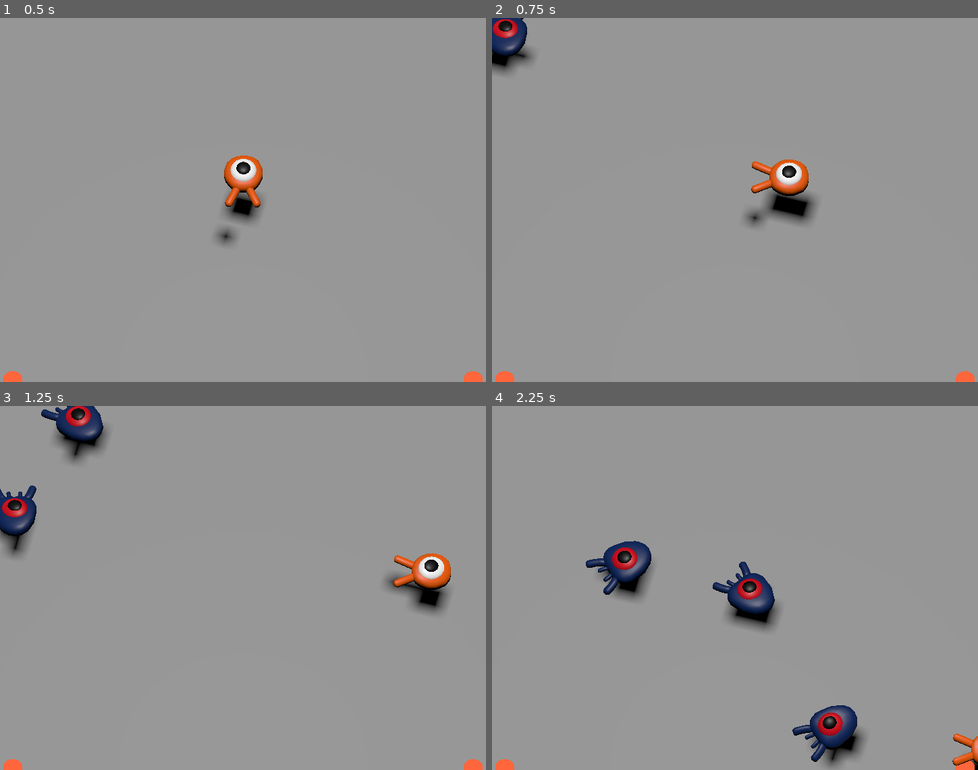
Above: before the commit, frames 1-4 (two rows, left to right).
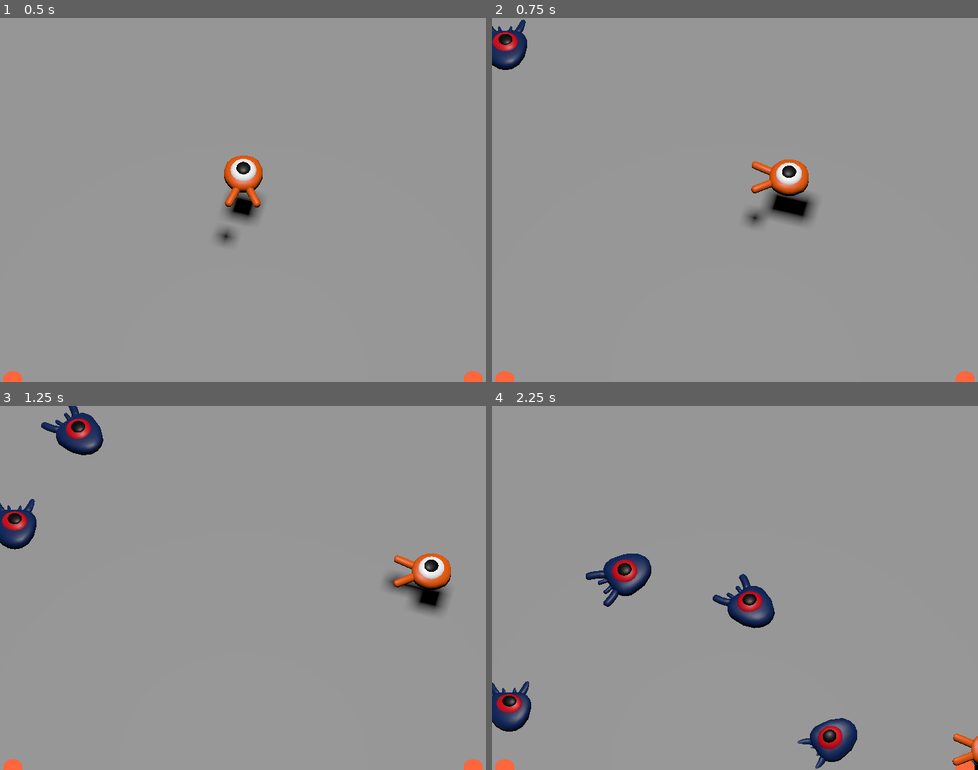
Above: after the commit, the same moments.

Repository: HandrewOltenish/Godot_Projects
Game: Godot game, scene res://main.tscn
Two runs of this game, one before a commit and one after it. Both use one fixed random seed, a clock stepped at 60 frames per second and the inputs below. Before the commit the project has no main scene; this scene is started directly in both runs.
Inputs:
- Up to frame 1 (0.5 s): no input
- Up to frame 2 (0.75 s): hold Right (move_right) from 0.53 s (still down); hold Space (jump) from 0.53 s (still down)
- Up to frame 3 (1.25 s): keep holding Right (move_right); keep holding Space (jump)
- Up to frame 4 (2.25 s): release Right (move_right) at 1.28 s; release Space (jump) at 1.28 s; hold Down (move_back) 1.28-2.03 s; tap Space (jump) at 1.35, 1.52, 1.82 s; hold Right (move_right) from 2.03 s (still down); hold Space (jump) from 2.03 s (still down)

Frame 1 is identical in both runs. In frame 2, 0.9% of the frame differs, in the area x 0-9%, y 0-16%; in frame 3, 2.3%; in frame 4, 5.2%, in the area x 0-77%, y 37-100%.

Commit message:
Added squash_the_creeps_3d_mobcollision updates + gif

Diff:
--- a/Squash the Creeps 3D/main.tscn
+++ b/Squash the Creeps 3D/main.tscn
@@ -28,6 +28,8 @@
 mob_scene = ExtResource("2_xjwbx")
 
 [node name="Ground" type="StaticBody3D" parent="."]
+collision_layer = 4
+collision_mask = 0
 
 [node name="CollisionShape3D" type="CollisionShape3D" parent="Ground"]
 shape = SubResource("BoxShape3D_x2nus")
@@ -72,7 +74,7 @@
 curve = SubResource("Curve3D_gdbk6")
 
 [node name="SpawnLocation" type="PathFollow3D" parent="SpawnPath"]
-transform = Transform3D(-1, 0, -8.7889e-05, 0, 1, 0, 8.7889e-05, 0, -1, -11.9848, 0, -11.9605)
+transform = Transform3D(-1, 0, -8.69354e-05, 0, 1, 0, 8.69354e-05, 0, -1, -11.9848, 0, -11.9605)
 
 [node name="MobTimer" type="Timer" parent="."]
 wait_time = 0.5
--- a/Squash the Creeps 3D/mob.tscn
+++ b/Squash the Creeps 3D/mob.tscn
@@ -7,6 +7,7 @@
 size = Vector3(1.4, 0.9, 1.8)
 
 [node name="Mob" type="CharacterBody3D"]
+collision_layer = 2
 script = ExtResource("1_dja58")
 
 [node name="Pivot" type="Node3D" parent="."]
--- a/Squash the Creeps 3D/player.gd
+++ b/Squash the Creeps 3D/player.gd
@@ -4,7 +4,8 @@
 @export var speed = 14
 # The downward acceleration when in the air, in meters per second squared
 @export var fall_acceleration = 75
-
+# Vertical impulse applied to character upon jumping in meters per second.
+@export var jump_impulse = 20
 var target_velocity = Vector3.ZERO
 
 func _physics_process(delta):
@@ -20,9 +21,8 @@
 		direction.z += 1
 	if Input.is_action_pressed("move_forward"):
 		direction.z -= 1
-	if Input.is_action_pressed("jump"):
-		if is_on_floor():
-			target_velocity.y = direction.y + (fall_acceleration * delta)
+	if is_on_floor() and Input.is_action_just_pressed("jump"):
+		target_velocity.y = jump_impulse
 # In 3D the XZ plane is the ground plane.
 	if direction != Vector3.ZERO:
 		direction = direction.normalized()
--- a/Squash the Creeps 3D/player.tscn
+++ b/Squash the Creeps 3D/player.tscn
@@ -7,6 +7,7 @@
 radius = 1.0
 
 [node name="Player" type="CharacterBody3D"]
+collision_mask = 6
 script = ExtResource("1_brdlt")
 
 [node name="Pivot" type="Node3D" parent="."]
--- a/Squash the Creeps 3D/project.godot
+++ b/Squash the Creeps 3D/project.godot
@@ -11,6 +11,7 @@
 [application]
 
 config/name="Squash the Creeps (3D)"
+run/main_scene="res://main.tscn"
 config/features=PackedStringArray("4.3")
 config/icon="res://icon.png"
 
@@ -56,6 +57,12 @@
 ]
 }
 
+[layer_names]
+
+3d_physics/layer_1="player"
+3d_physics/layer_2="enemies"
+3d_physics/layer_3="world"
+
 [rendering]
 
 quality/driver/driver_name="GLES2"
Binary file added: Squash the Creeps 3D/squash_the_creeps_3d_mobcollision.gif
